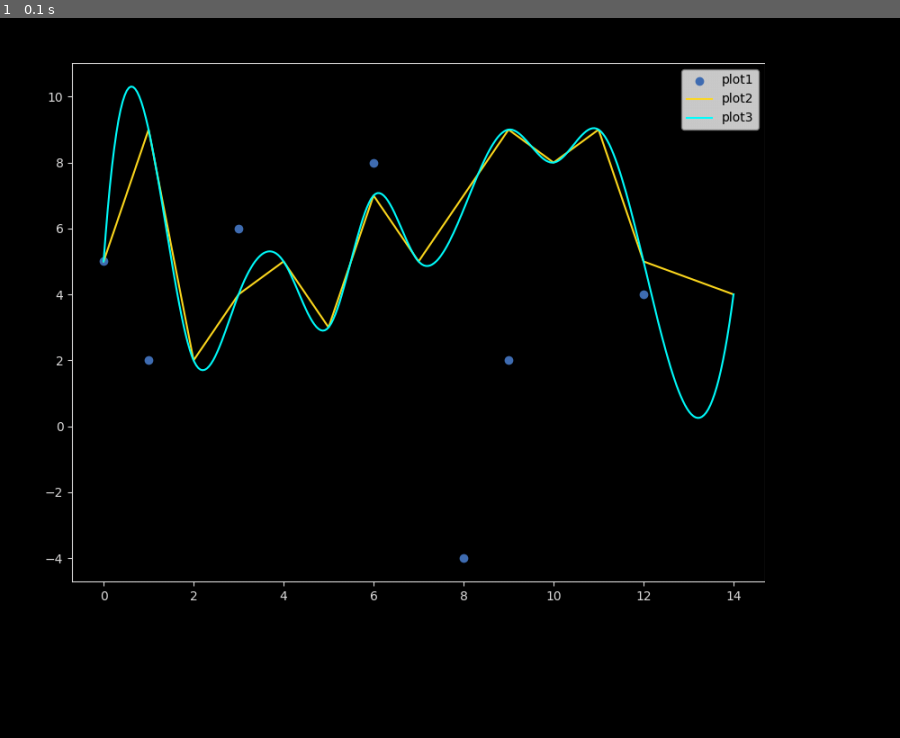
Above: before the commit, frame 1.
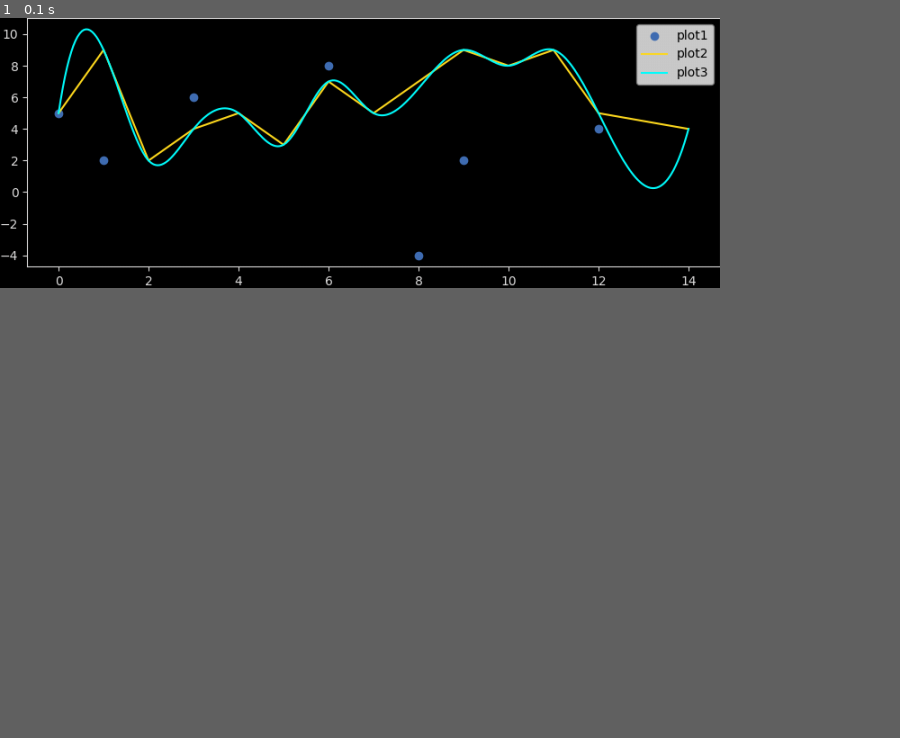
Above: after the commit, the same moment.

Repository: IAmDaanE/pygame-plot
Game: pygame game, started from plot_test.py
Two runs of this game, one before a commit and one after it. Both use one fixed random seed, a clock stepped at 60 frames per second and the inputs below.
Inputs:
- Up to frame 1 (0.1 s): no input
In our replay, the window is 900x720 before the commit and 720x270 after it. These sizes can differ from the game's own. Grey fills any space a smaller window leaves; there, only what the larger window draws over its background counts as a difference.

The runs differ from the first frame. In frame 1, 4.6% of the frame differs, in the area x 0-85%, y 0-81%.

Commit message:
updated windowsize of example graph

Diff:
--- a/plot_test.py
+++ b/plot_test.py
@@ -2,7 +2,7 @@
 import pygame
 
 pygame.init()
-screen = pygame.display.set_mode((1000, 800))
+screen = pygame.display.set_mode((800, 300))
 
 plot_types_list = [
     "scatter",
@@ -24,7 +24,7 @@
     2: "#00FFFF"
 }
 
-plot_surface = pygame.Surface((800, 600))
+plot_surface = pygame.Surface((800, 300))
 plotter = plt.Plotter(
     plot_types_list,
     plot_labels_list=plot_labels_list,
@@ -59,5 +59,5 @@
             running = False
 
     screen.fill((0, 0, 0))
-    screen.blit(plot_surface, (50, 50))
+    screen.blit(plot_surface, (0, 0))
     pygame.display.update()
--- a/pyproject.toml
+++ b/pyproject.toml
@@ -4,5 +4,5 @@
 
 [project]
 name = "pgplot"
-version = "1.1.2"
+version = "1.1.3"
 dependencies = ["matplotlib", "numpy", "pygame-ce", "scipy"]
